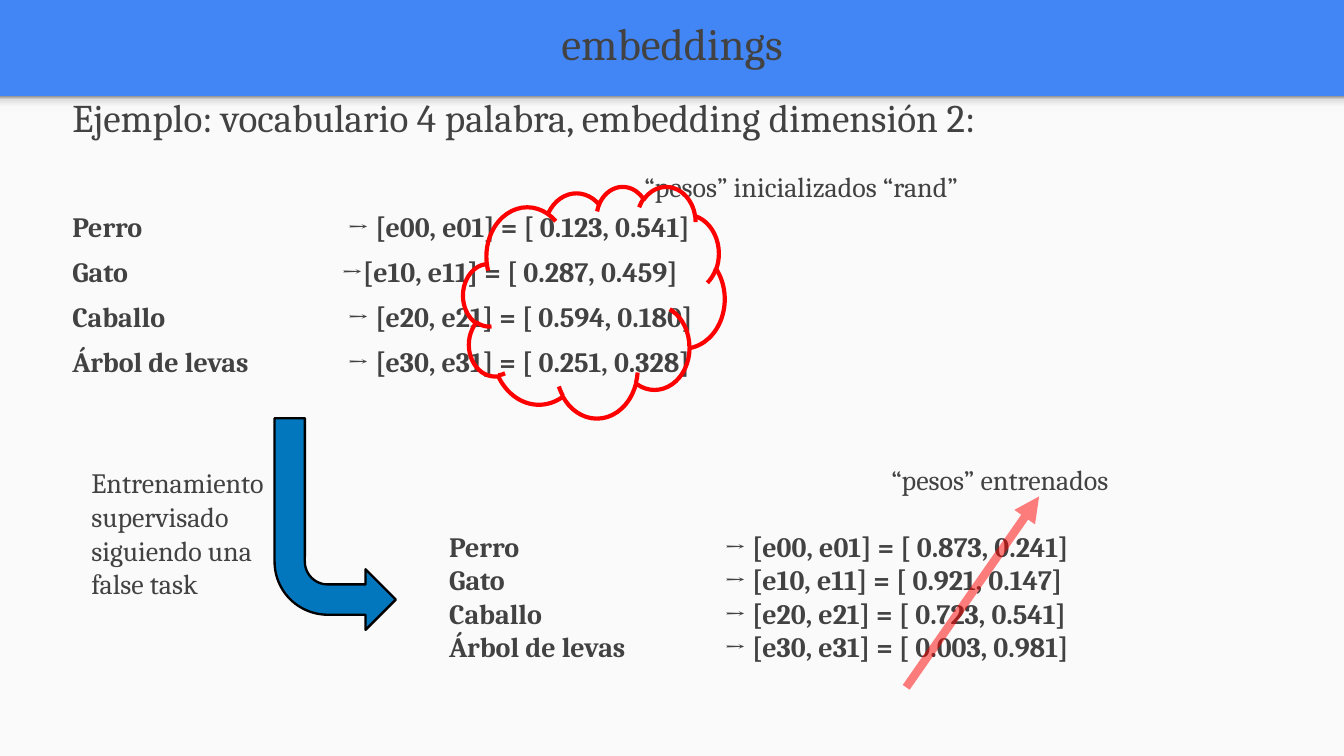
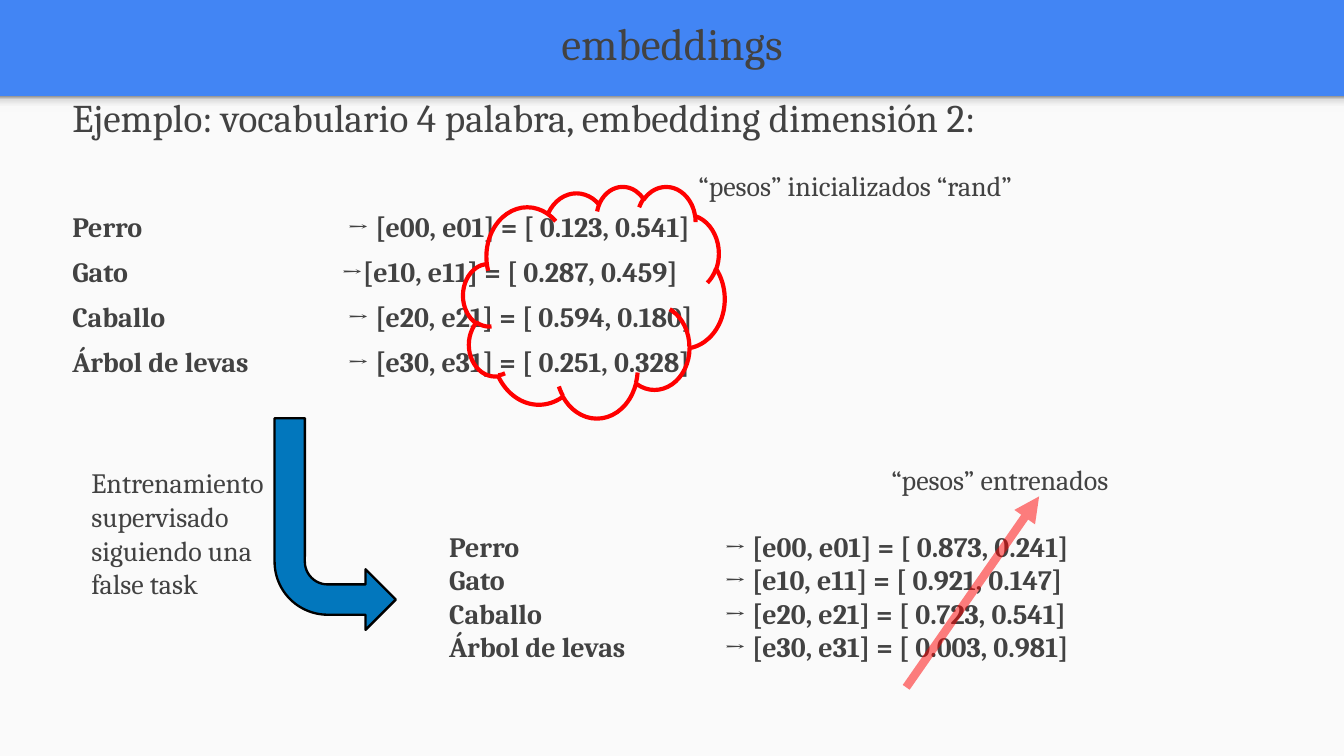
Before and after one commit to FIUBA-Posgrado-Inteligencia-Artificial/aprendizaje_profundo, a slide deck: slide 20 of clase_7/teoria/Clase_7.pptx (slide 26 before the commit). Drawn at 1344x756 pixels with LibreOffice and Linux fonts; fonts in the diff are those of the drawing. Boxes give left, top, right and bottom in pixels: in the first picture for what was removed or moved away, otherwise in the second. Text is boxed around its words. In the diff, an @@ line names an element or a change of style, - is before the commit and + after.

```diff
--- a/clase_7/teoria/Clase_7.pptx
+++ b/clase_7/teoria/Clase_7.pptx
@@ text "“pesos” inicializados “rand”": place and size @@
-text "“pesos” inicializados “rand”" at [644, 177, 958, 203]
+text "“pesos” inicializados “rand”" at [698, 176, 1012, 202]
```
Also in this commit, not shown: 7 other slides changed, 2 slides added, 11 slides removed, 25 other files.
